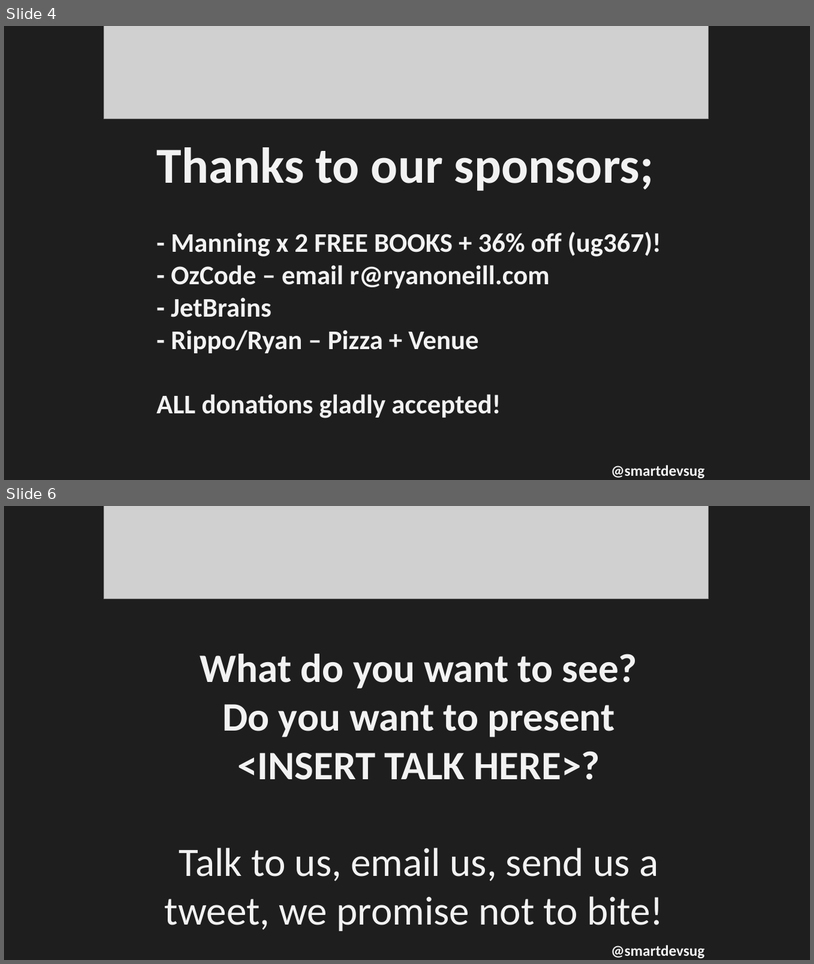
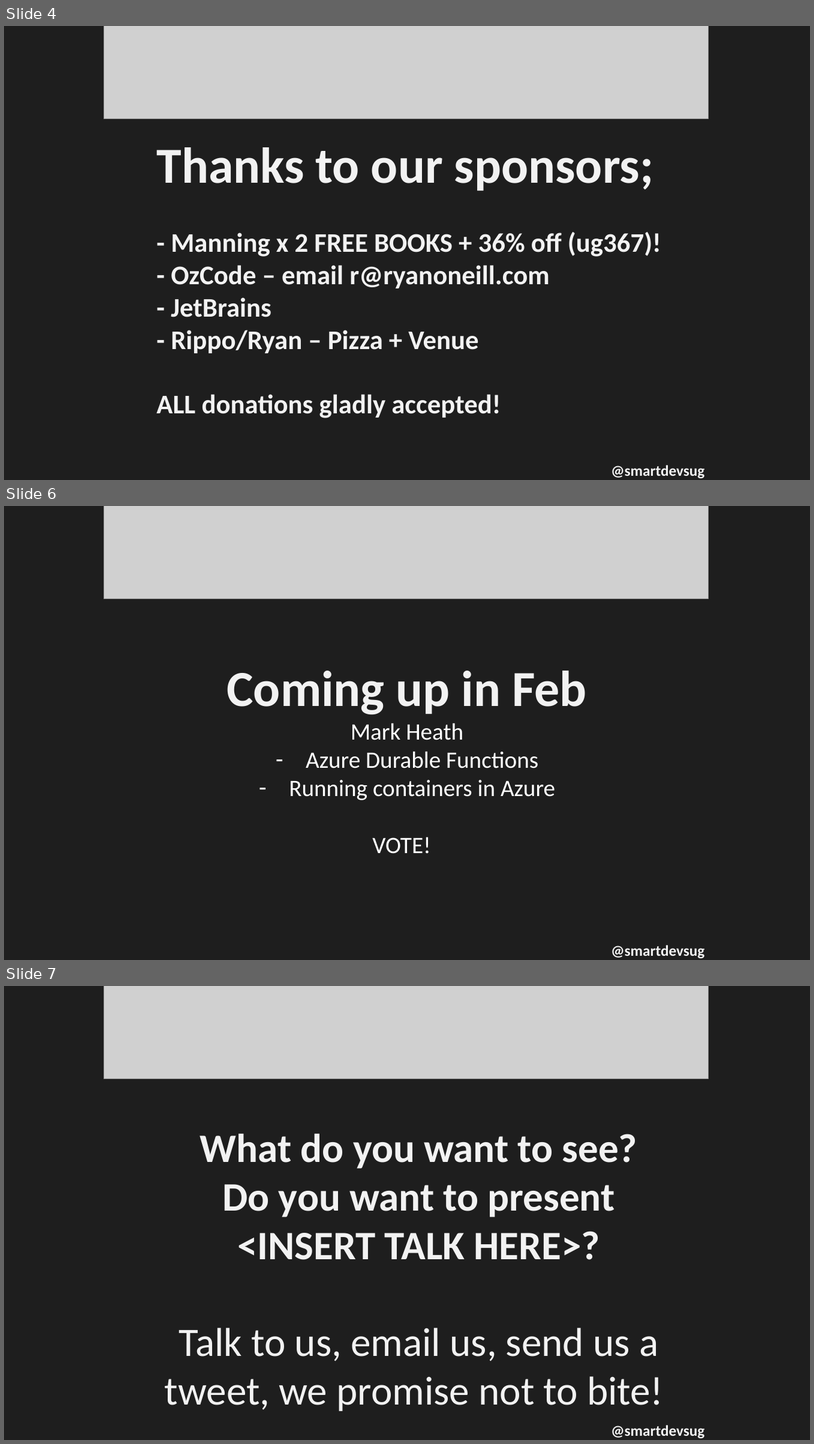
Before and after one commit to rippo/smartdevs, a slide deck: WelcomePresentation-SmartDevs.pptx. Shown one above the other, each under a label of ours: slides 4 and 6 before the commit, slides 4, 6 and 7 after it; the slides between them are not shown. The pictures are 814x964 and 814x1444 pixels, drawn with LibreOffice and Linux fonts; fonts in the diff are those of the drawing; grey boxes stand for pictures. Boxes give left, top, right and bottom in pixels: in the first picture for what was removed or moved away, otherwise in the second. Text is boxed around its words. In the diff, an @@ line names an element or a change of style, - is before the commit and + after.

```diff
--- a/WelcomePresentation-SmartDevs.pptx
+++ b/WelcomePresentation-SmartDevs.pptx
@@ slide 6 added at (4,506,810,960), background #1E1E1E @@
@@ picture added at (104,506,709,598) @@
@@ text added at (227,670,587,853), 28 pt, text #FFFFFF @@
+Coming up in Feb
+Mark Heath
+– Azure Durable Functions
+– Running containers in Azure
+VOTE!
@@ text added at (611,945,705,958), 18 pt, text #F2F2F2, bold @@
+@smartdevsug
@@ what was slide 6 is now slide 7 @@
```
Also in this commit, not shown: 2 slides changed.
